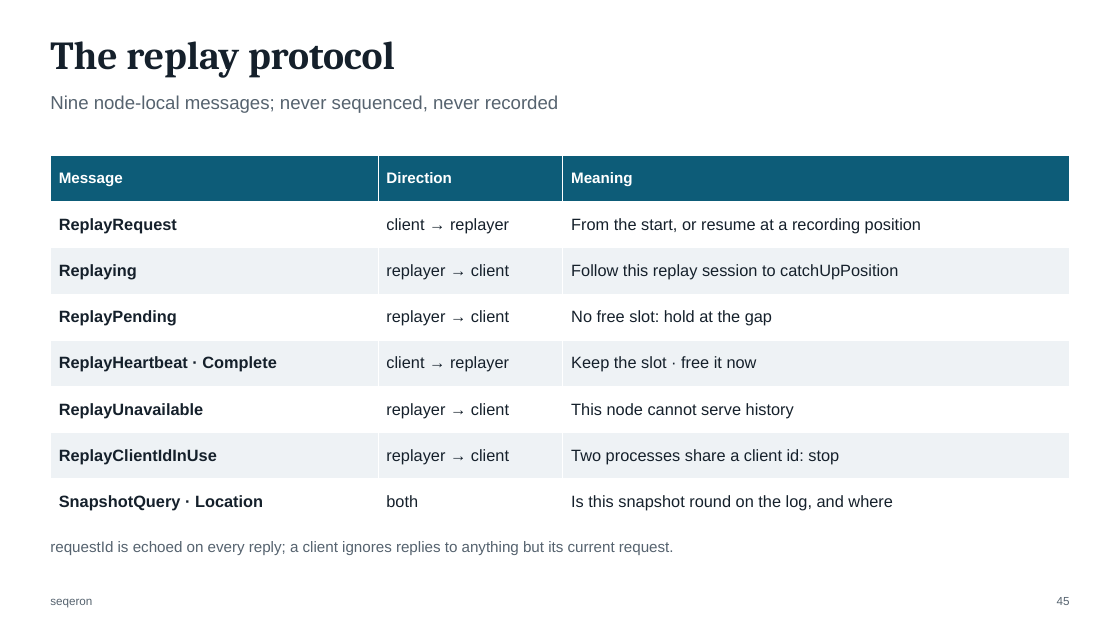
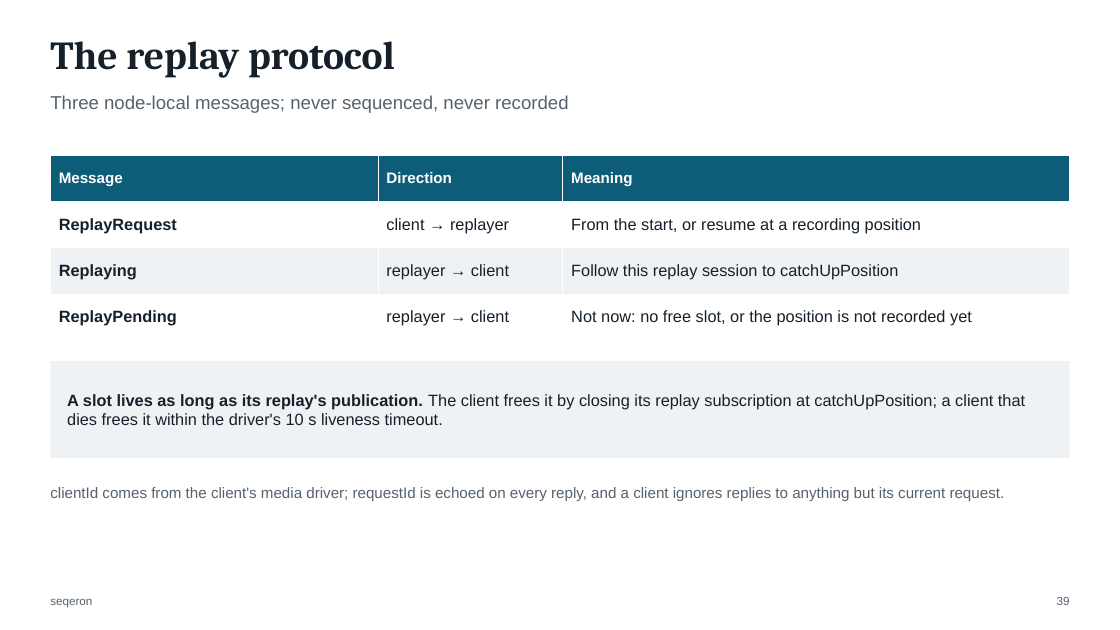
Before and after one commit to FredrikJDahlberg/seqeron, a slide deck: slide 39 of doc/presentation/seqeron-architecture.pptx (slide 45 before the commit). Drawn at 1120x630 pixels with LibreOffice and Linux fonts; fonts in the diff are those of the drawing. Boxes give left, top, right and bottom in pixels: in the first picture for what was removed or moved away, otherwise in the second. Text is boxed around its words. In the diff, an @@ line names an element or a change of style, - is before the commit and + after.

```diff
--- a/doc/presentation/seqeron-architecture.pptx
+++ b/doc/presentation/seqeron-architecture.pptx
@@ text at <box>50,95,568,113</box>: text changed @@
-Nine node-local messages; never sequenced, never recorded
+Three node-local messages; never sequenced, never recorded
@@ table at <box>50,155,1070,340</box> @@
-row 4: ReplayPending | replayer → client | No free slot: hold at the gap
-row 5: ReplayHeartbeat · Complete | client → replayer | Keep the slot · free it now
-row 6: ReplayUnavailable | replayer → client | This node cannot serve history
-row 7: ReplayClientIdInUse | replayer → client | Two processes share a client id: stop
-row 8: SnapshotQuery · Location | both | Is this snapshot round on the log, and where
+row 4: ReplayPending | replayer → client | Not now: no free slot, or the position is not recorded yet
@@ rectangle added at <box>50,361,1070,458</box>, fill #EEF2F5, 14 pt, text #15202B @@
+A slot lives as long as its replay's publication. The client frees it by closing its replay subscription at catchUpPosition; a client that dies frees it within the driver's 10 s liveness timeout.
@@ text at <box>50,487,1005,501</box>: text changed @@
-requestId is echoed on every reply; a client ignores replies to anything but its current request.
+clientId comes from the client's media driver; requestId is echoed on every reply, and a client ignores replies to anything but its current request.
@@ page number at <box>1057,597,1070,605</box>: text changed @@
-45
+39
```
Also in this commit, not shown: 25 other slides changed, 4 slides added, 1 other file.
